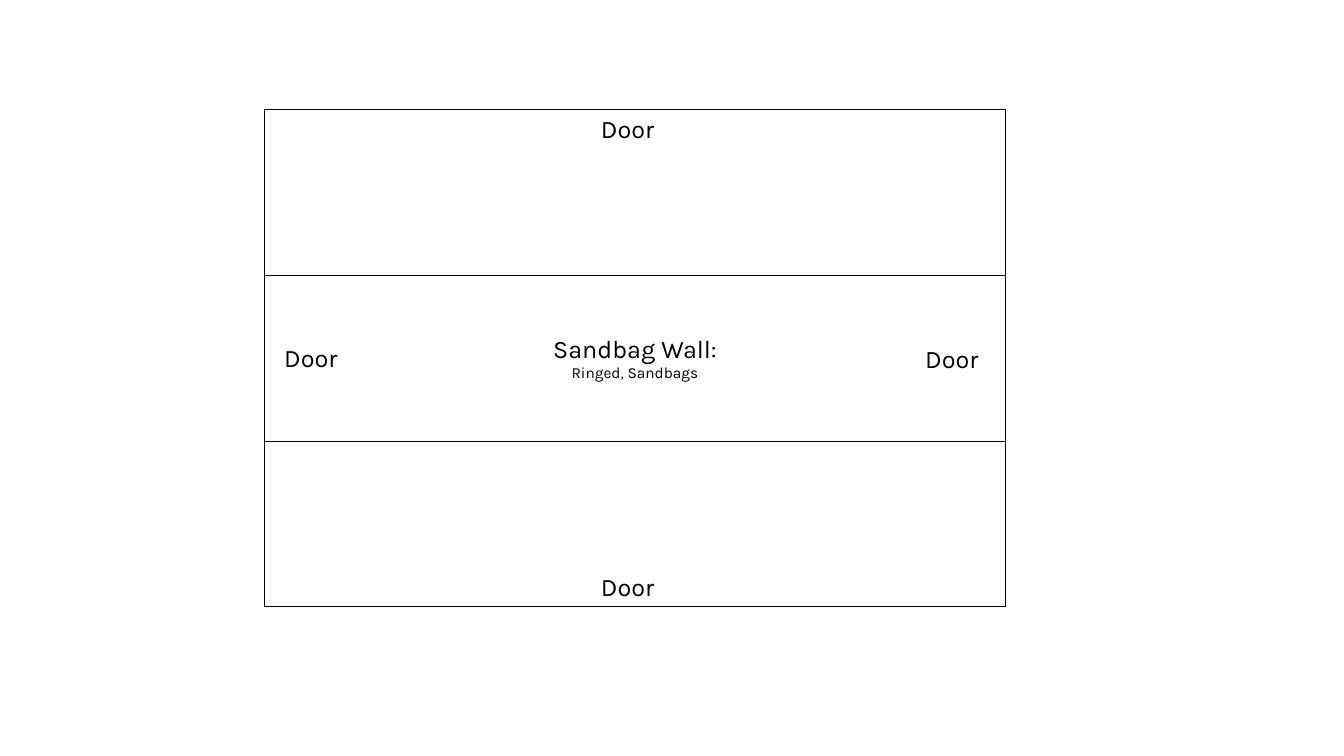
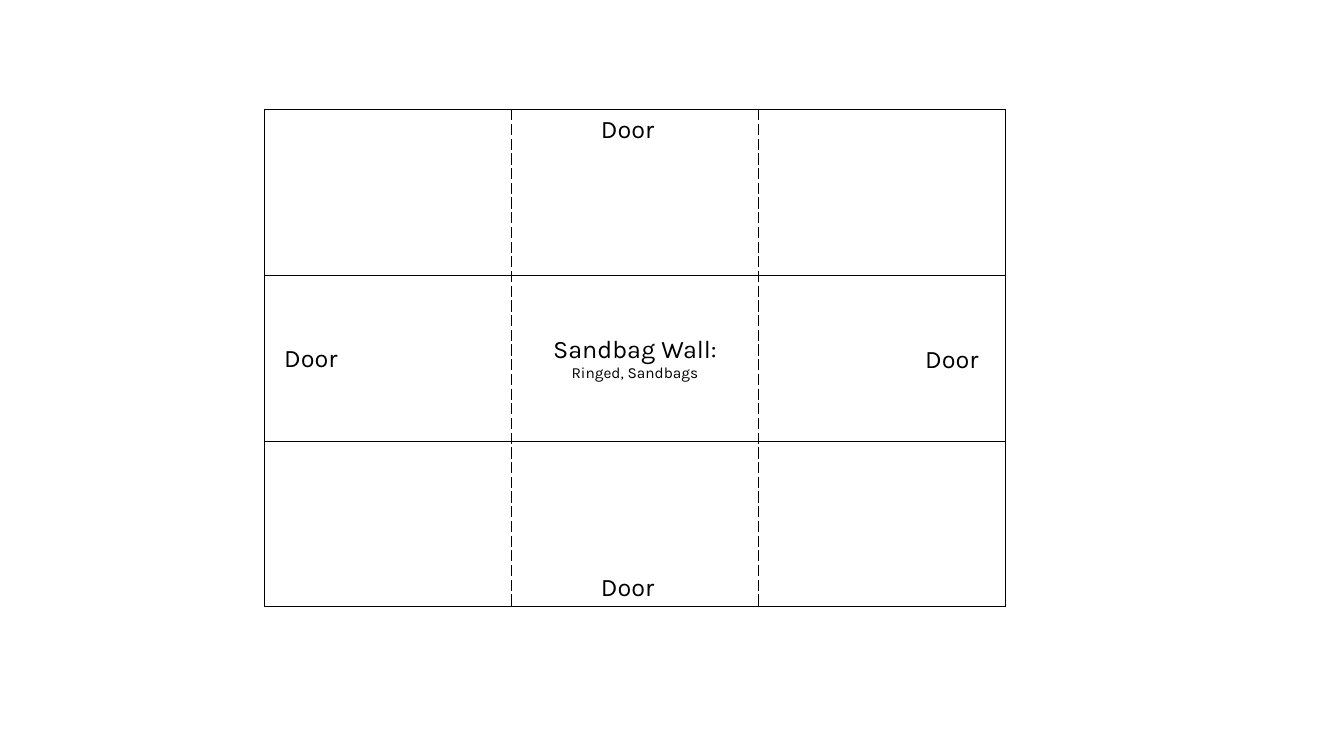
Before and after one commit to pearsonh/ProjectHullraker, a slide deck: slide 2 of Project Hullraker Diagrams.pptx. Drawn at 1344x756 pixels with LibreOffice and Linux fonts; fonts in the diff are those of the drawing. Boxes give left, top, right and bottom in pixels: in the first picture for what was removed or moved away, otherwise in the second. Text is boxed around its words. In the diff, an @@ line names an element or a change of style, - is before the commit and + after.

```diff
--- a/Project Hullraker Diagrams.pptx
+++ b/Project Hullraker Diagrams.pptx
@@ table at box(264, 110, 1005, 607) @@
+column 2:  |  | 
+column 3:  |  | 
```
Also in this commit, not shown: 1 other slide changed, 1 slide added, 1 other file.
